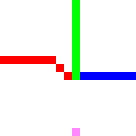
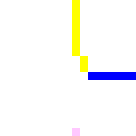
Layer changes from the first (136, 136) image to the second:
added layer "3WayR_Round" above "3WayL_Round" over (72, 0, 88, 136)
hid "4WayI", painted on it over (0, 0, 88, 136)
